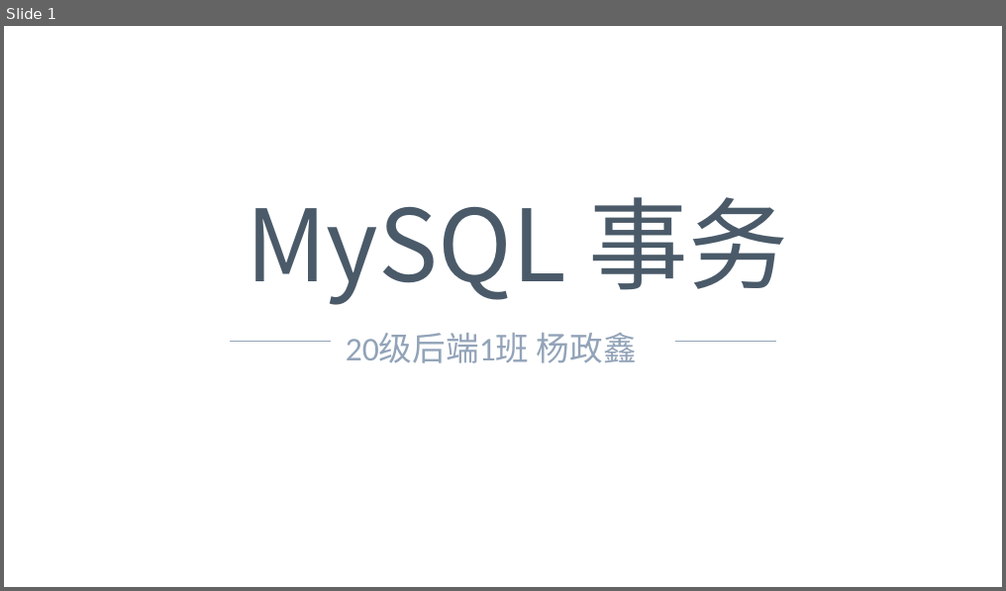
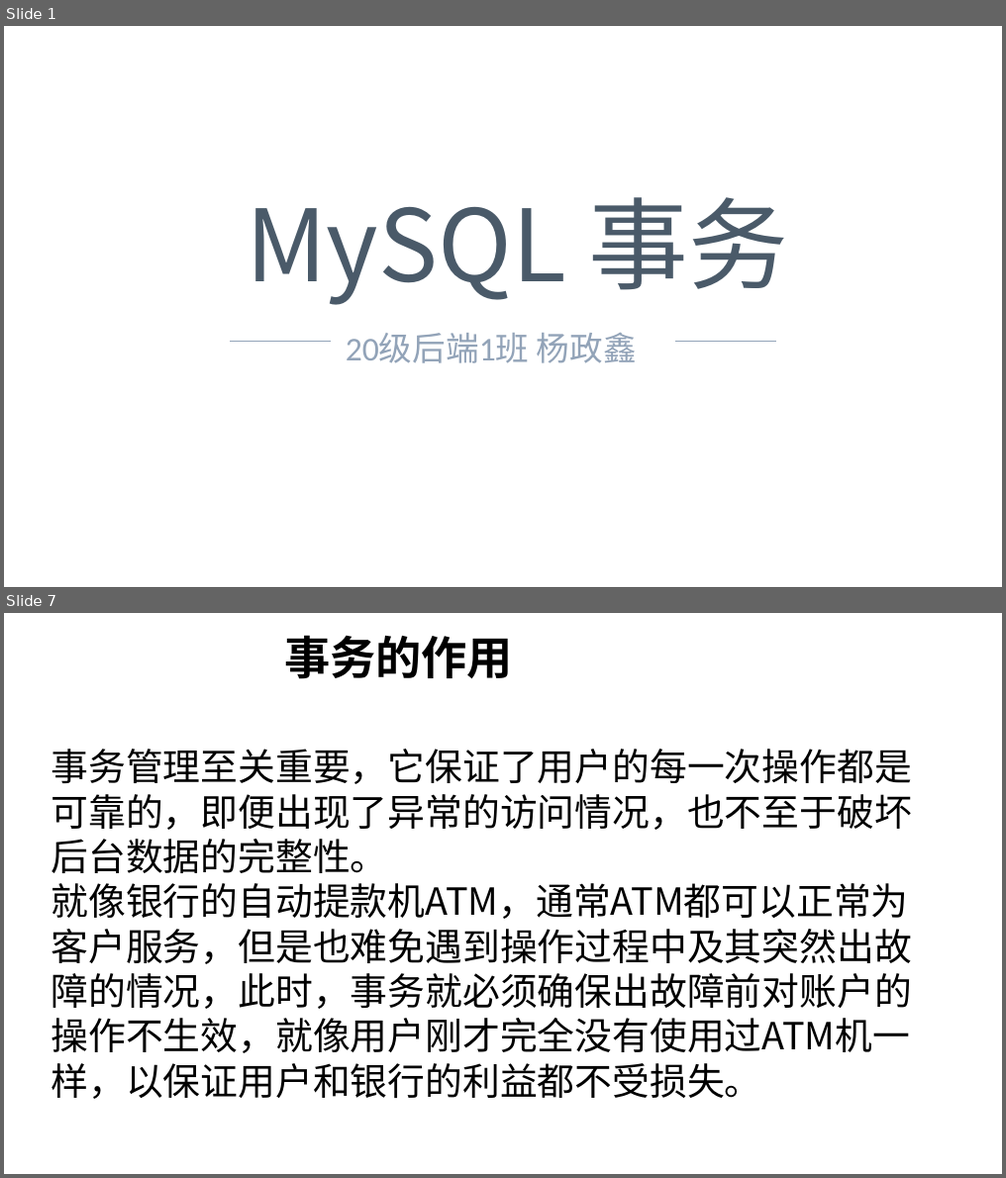
Before and after one commit to yangzhengx/dev01, a slide deck: 演讲.pptx. Shown one above the other, each under a label of ours: slide 1 before the commit, slides 1 and 7 after it; the slides between them are not shown. The pictures are 1006x591 and 1006x1178 pixels, drawn with LibreOffice and Linux fonts; fonts in the diff are those of the drawing; background and template pictures are left out. Boxes give left, top, right and bottom in pixels: in the first picture for what was removed or moved away, otherwise in the second. Text is boxed around its words. In the diff, an @@ line names an element or a change of style, - is before the commit and + after.

```diff
--- a/演讲.pptx
+++ b/演讲.pptx
@@ slide 7 added at (4,613,1002,1174), background picture (left out) @@
@@ text added at (284,635,513,679), 44 pt, text #000000, bold @@
+事务的作用
@@ text added at (51,749,911,1099), 36 pt, text #000000 @@
+事务管理至关重要，它保证了用户的每一次操作都是可靠的，即便出现了异常的访问情况，也不至于破坏后台数据的完整性。
+就像银行的自动提款机ATM，通常ATM都可以正常为客户服务，但是也难免遇到操作过程中及其突然出故障的情况，此时，事务就必须确保出故障前对账户的操作不生效，就像用户刚才完全没有使用过ATM机一样，以保证用户和银行的利益都不受损失。
```
Also in this commit, not shown: 13 slides changed.
